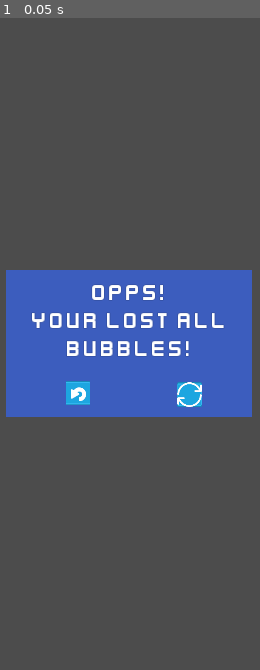
Above: before the commit, frame 1.
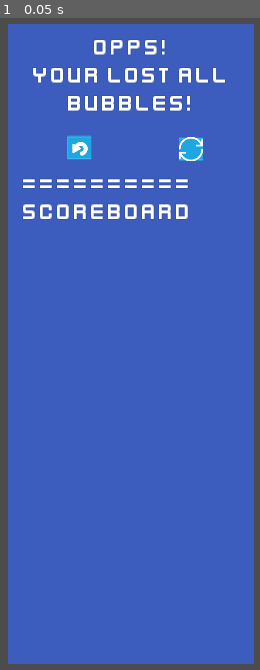
Above: after the commit, the same moment.

Repository: GGJ2024Team/GGJ2025Bubble
Game: Godot game, scene res://GameEnd.tscn
Same seed, same stepped clock (60 frames per second), same inputs: the game is played once before the commit and once after it. This scene is started directly instead of the project's main scene.
Inputs:
- Up to frame 1 (0.05 s): no input

The runs differ from the first frame. In frame 1, 74% of the frame differs, in the area x 2-98%, y 0-100%.

Commit message:
[feature] 增加scoreboard

Diff:
--- a/Game.gd
+++ b/Game.gd
@@ -89,16 +89,7 @@
     random_wind()
     start_random_timer()
 
-func get_scoreboard():
-    var url = URL_BASE + "/scoreboard/info"
-    var params = "?password=" + PASSWORD
-    http_request.timeout = 3.0  # 秒
-    var result = http_request.request(url + params)
-    if result != OK:
-        print("Failed to request URL:", url)
-
 func _on_OKButton_pressed():
-    print(line_edit.text)
     if line_edit.text != "":
         character.enable_gen_bubble = true
         username = line_edit.text
--- a/Game.tscn
+++ b/Game.tscn
@@ -72,7 +72,7 @@
 custom_colors/cursor_color = Color( 0.580392, 0.505882, 0.505882, 1 )
 custom_colors/font_color_selected = Color( 0.72549, 0.65098, 0.65098, 1 )
 custom_fonts/font = ExtResource( 4 )
-max_length = 15
+max_length = 5
 
 [node name="OKButton" type="Button" parent="UI/GetNameRect"]
 margin_left = 188.0
--- /dev/null
+++ b/GameEnd.gd
@@ -0,0 +1,39 @@
+extends Control
+
+
+var PASSWORD = "98954740257108"
+var URL_BASE = "http://146.190.117.12:8080"
+
+onready var http_request = $HTTPRequest
+onready var score_board_label = $ColorRect/Scoreboard
+
+func _ready():
+    get_scoreboard()
+
+func get_scoreboard():
+    var url = URL_BASE + "/scoreboard/info"
+    var params = "?password=" + PASSWORD
+    http_request.timeout = 3.0  # 秒
+    var result = http_request.request(url + params)
+    if result != OK:
+        print("Failed to request URL:", url)
+    http_request.connect("request_completed", self, "_on_request_completed")
+
+
+func parse(json_string):
+    var scoreboard = JSON.parse(json_string)
+    scoreboard = scoreboard.get_result()
+    var scoreboard_text = "==========\nScoreBOARD\n"
+    var rank = 1
+    for item in scoreboard:
+        scoreboard_text += "(" + str(rank) + ")" + " " + item[0].substr(0, 5) + " : " + str(item[1]) + "\n"
+        rank += 1
+    score_board_label.text = scoreboard_text
+    return scoreboard
+
+func _on_request_completed(result, response_code, headers, body):
+    if response_code == 200:
+        print("Response:", body.get_string_from_utf8().substr(0, 1000))
+        parse(body.get_string_from_utf8())
+    else:
+        print("Request failed with response code:", response_code)
--- a/GameEnd.tscn
+++ b/GameEnd.tscn
@@ -1,10 +1,12 @@
-[gd_scene load_steps=7 format=2]
+[gd_scene load_steps=9 format=2]
 
 [ext_resource path="res://Assets/Fonts/Kenney Future Narrow.ttf" type="DynamicFontData" id=1]
 [ext_resource path="res://assets/UI/return.png" type="Texture" id=2]
 [ext_resource path="res://assets/UI/restart.png" type="Texture" id=3]
 [ext_resource path="res://assets/UI/blue_button03.png" type="Texture" id=4]
 [ext_resource path="res://assets/UI/blue_button05.png" type="Texture" id=5]
+[ext_resource path="res://GameEnd.gd" type="Script" id=6]
+[ext_resource path="res://assets/Fonts/kfn_30_o1.tres" type="DynamicFont" id=7]
 
 [sub_resource type="DynamicFont" id=1]
 size = 50
@@ -16,17 +18,18 @@
 [node name="GameEnd" type="Control"]
 anchor_right = 1.0
 anchor_bottom = 1.0
+script = ExtResource( 6 )
 
 [node name="ColorRect" type="ColorRect" parent="."]
 anchor_left = 0.5
 anchor_top = 0.5
 anchor_right = 0.5
 anchor_bottom = 0.5
-margin_left = -250.0
-margin_top = -150.0
-margin_right = 250.0
-margin_bottom = 150.0
-rect_min_size = Vector2( 500, 300 )
+margin_left = -247.0
+margin_top = -649.0
+margin_right = 253.0
+margin_bottom = 251.0
+rect_min_size = Vector2( 500, 1300 )
 color = Color( 0.239216, 0.368627, 0.74902, 1 )
 
 [node name="Label" type="Label" parent="ColorRect"]
@@ -73,3 +76,16 @@
 anchor_bottom = 1.0
 texture = ExtResource( 3 )
 expand = true
+
+[node name="Scoreboard" type="Label" parent="ColorRect"]
+margin_left = 30.0
+margin_top = 297.0
+margin_right = 530.0
+margin_bottom = 797.0
+rect_min_size = Vector2( 450, 500 )
+custom_fonts/font = ExtResource( 7 )
+text = "==========
+ScoreBOARD"
+autowrap = true
+
+[node name="HTTPRequest" type="HTTPRequest" parent="."]
